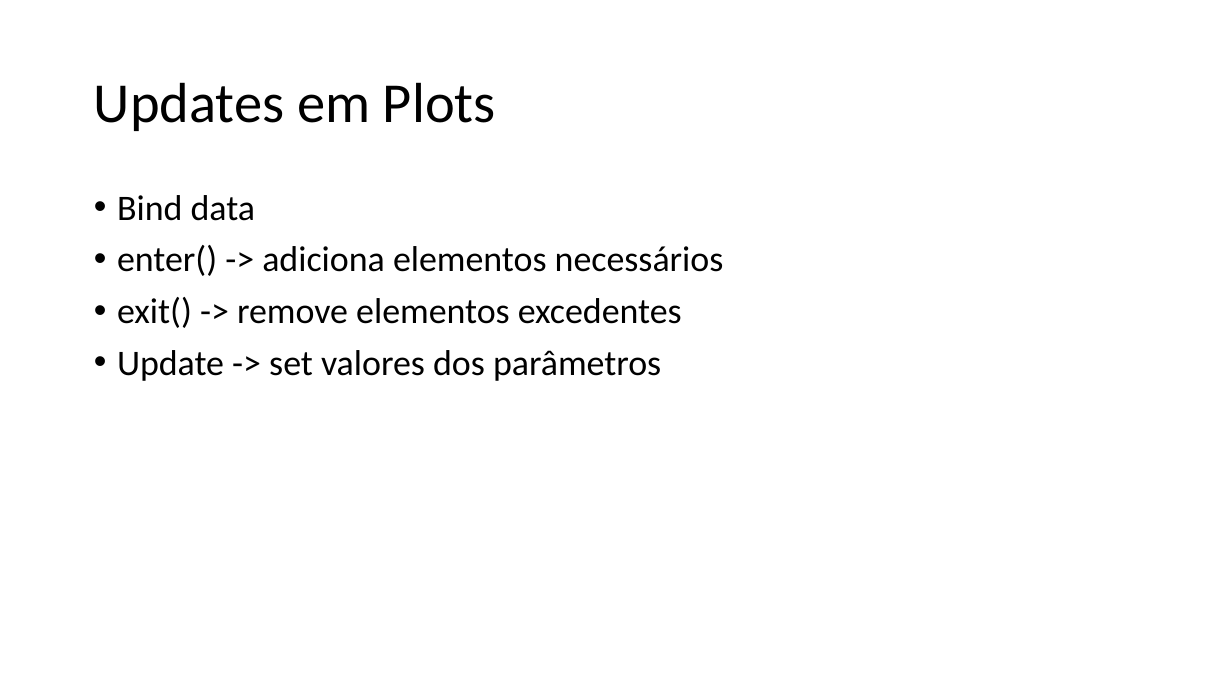
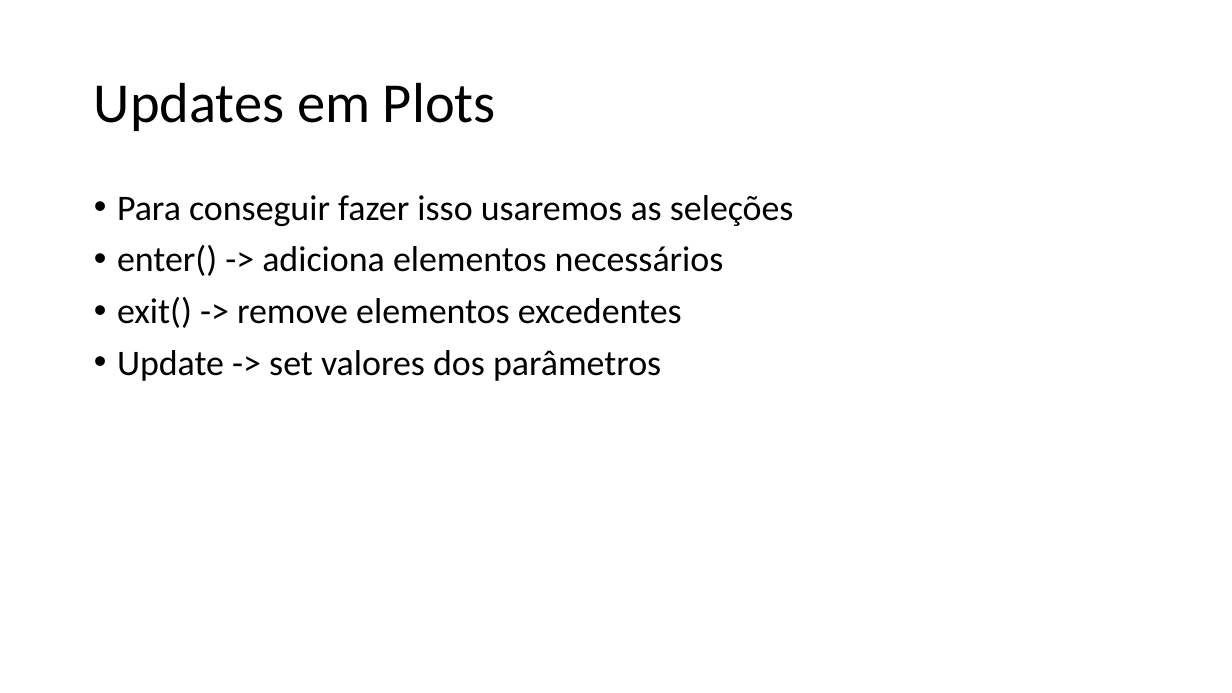
Before and after one commit to filipecmedeiros/Treinamento-d3.js, a slide deck: slide 8 of Aula2.pptx (slide 35 before the commit). Drawn at 1232x693 pixels with LibreOffice and Linux fonts; fonts in the diff are those of the drawing. Boxes give left, top, right and bottom in pixels: in the first picture for what was removed or moved away, otherwise in the second. Text is boxed around its words. In the diff, an @@ line names an element or a change of style, - is before the commit and + after.

```diff
--- a/Aula2.pptx
+++ b/Aula2.pptx
@@ text at [117,195,794,226]: text changed @@
-• Bind data
+• Para conseguir fazer isso usaremos as seleções
```
Also in this commit, not shown: 6 other slides changed, 31 slides added, 8 slides removed, 11 other files.
